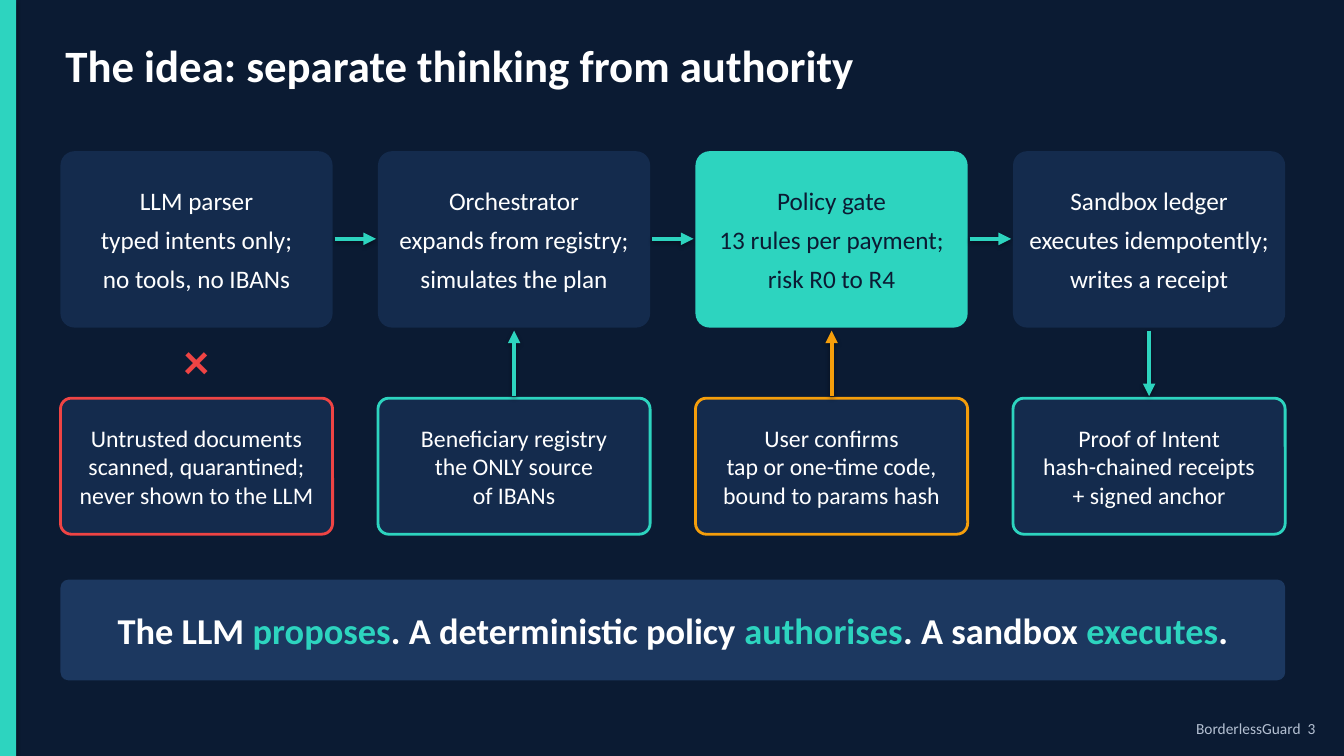
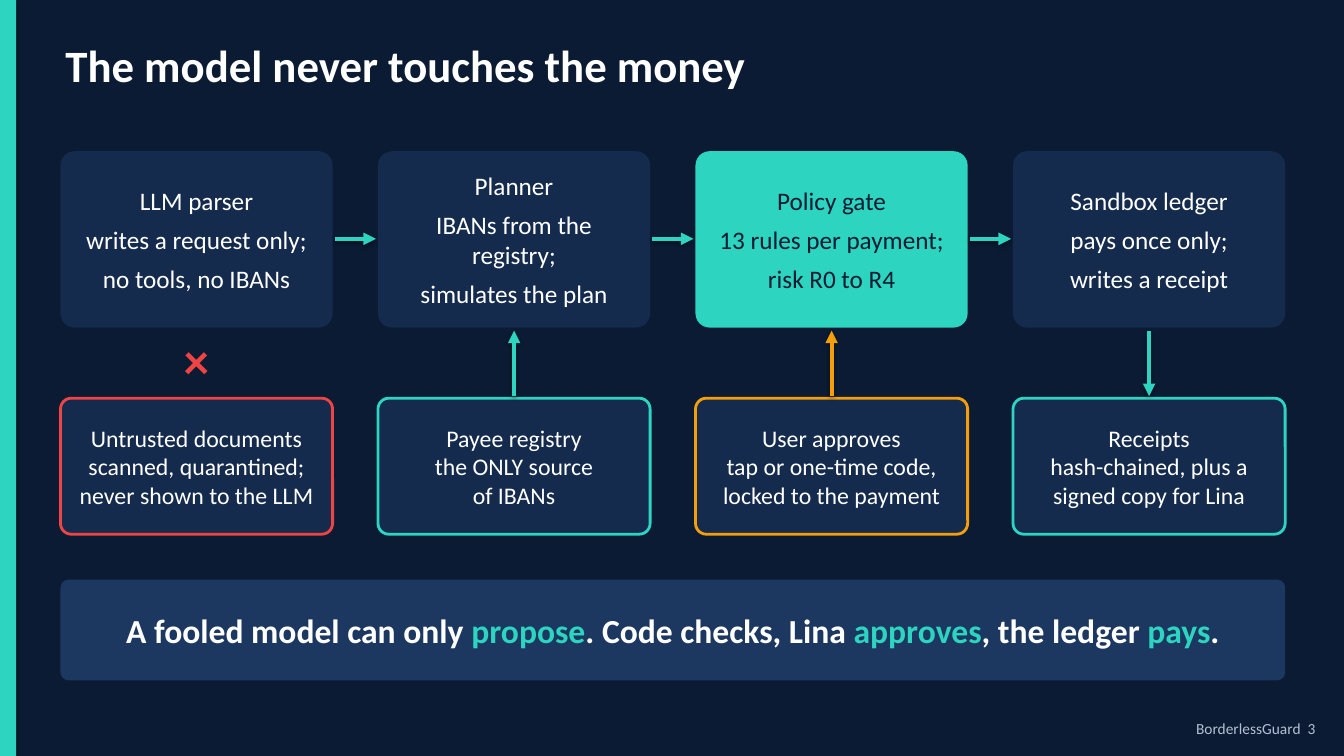
Before and after one commit to Arracheur2Bonnet/Borderless, a slide deck: slide 3 of deliverables/pitch/BorderlessGuard_deck.pptx. Drawn at 1344x756 pixels with LibreOffice and Linux fonts; fonts in the diff are those of the drawing. Boxes give left, top, right and bottom in pixels: in the first picture for what was removed or moved away, otherwise in the second. Text is boxed around its words. In the diff, an @@ line names an element or a change of style, - is before the commit and + after.

```diff
--- a/deliverables/pitch/BorderlessGuard_deck.pptx
+++ b/deliverables/pitch/BorderlessGuard_deck.pptx
@@ text at (65, 50, 745, 89): text changed @@
-The idea: separate thinking from authority
+The model never touches the money
@@ text in rounded rectangle at (436, 177, 592, 269): text changed @@
-Orchestrator
-expands from registry;
+Planner
+IBANs from the registry;
@@ text in rounded rectangle at (86, 231, 306, 253): text changed @@
-typed intents only;
+writes a request only;
@@ text in rounded rectangle at (1070, 231, 1227, 253): text changed @@
-executes idempotently;
+pays once only;
@@ text in rounded rectangle at (446, 430, 582, 451): text changed @@
-Beneficiary registry
+Payee registry
@@ text in rounded rectangle at (762, 431, 901, 451): text changed @@
-User confirms
+User approves
@@ text in rounded rectangle at (1050, 430, 1247, 508): text changed @@
-Proof of Intent
-hash-chained receipts
-+ signed anchor
+Receipts
+hash-chained, plus a
+signed copy for Lina
@@ text in rounded rectangle at (723, 487, 939, 508): text changed @@
-bound to params hash
+locked to the payment
@@ text in rounded rectangle at (126, 619, 1219, 649): text changed; size 26 to 24 pt @@
-The LLM proposes. A deterministic policy authorises. A sandbox executes.
+A fooled model can only propose. Code checks, Lina approves, the ledger pays.
```
Also in this commit, not shown: 12 other slides changed, 1 slide added, 1 slide removed, 19 other files.
